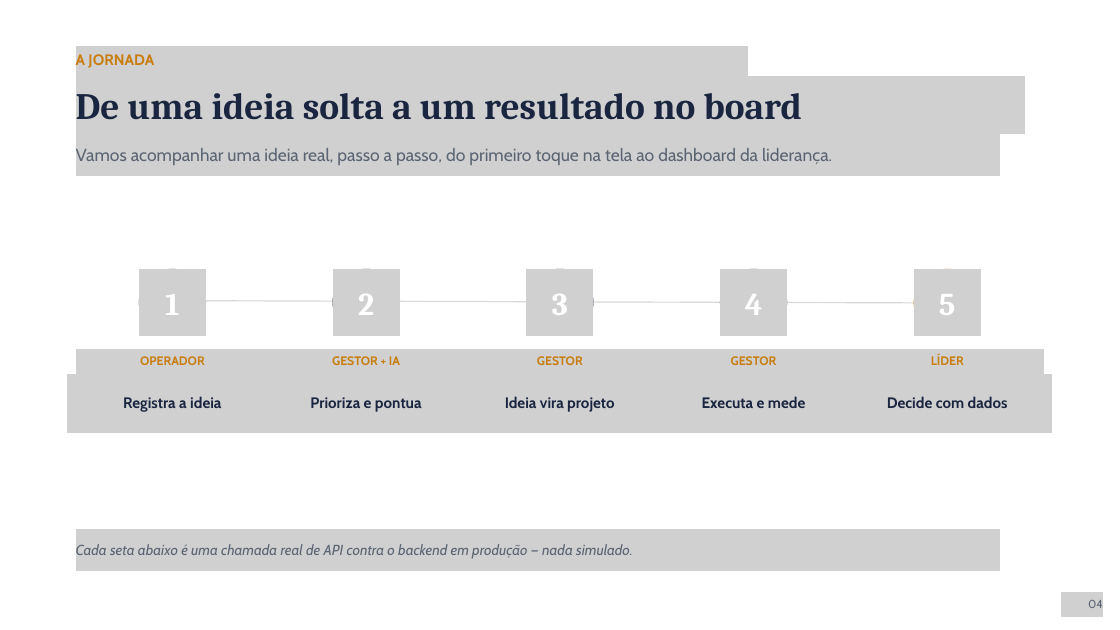
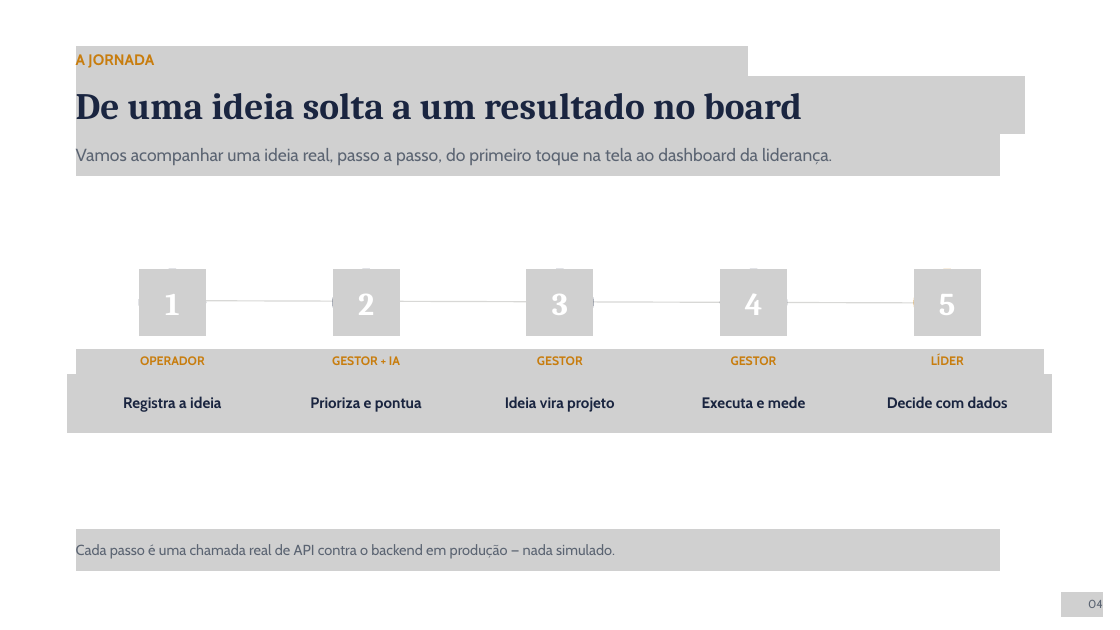
Before and after one commit to PROJETOS-FIAP-2TDSOD/aria-backend, a slide deck: slide 4 of DOC/ARIA - Águia Branca - Challenge Sprint 2.pptx. Drawn at 1120x630 pixels with LibreOffice and Linux fonts; fonts in the diff are those of the drawing; grey boxes stand for pictures. Boxes give left, top, right and bottom in pixels: in the first picture for what was removed or moved away, otherwise in the second. Text is boxed around its words. In the diff, an @@ line names an element or a change of style, - is before the commit and + after.

```diff
--- a/DOC/ARIA - Águia Branca - Challenge Sprint 2.pptx
+++ b/DOC/ARIA - Águia Branca - Challenge Sprint 2.pptx
@@ text at (x1=76, y1=544, x2=615, y2=559): text changed; italic off @@
-Cada seta abaixo é uma chamada real de API contra o backend em produção — nada simulado.
+Cada passo é uma chamada real de API contra o backend em produção — nada simulado.
```
Also in this commit, not shown: 1 other file.
